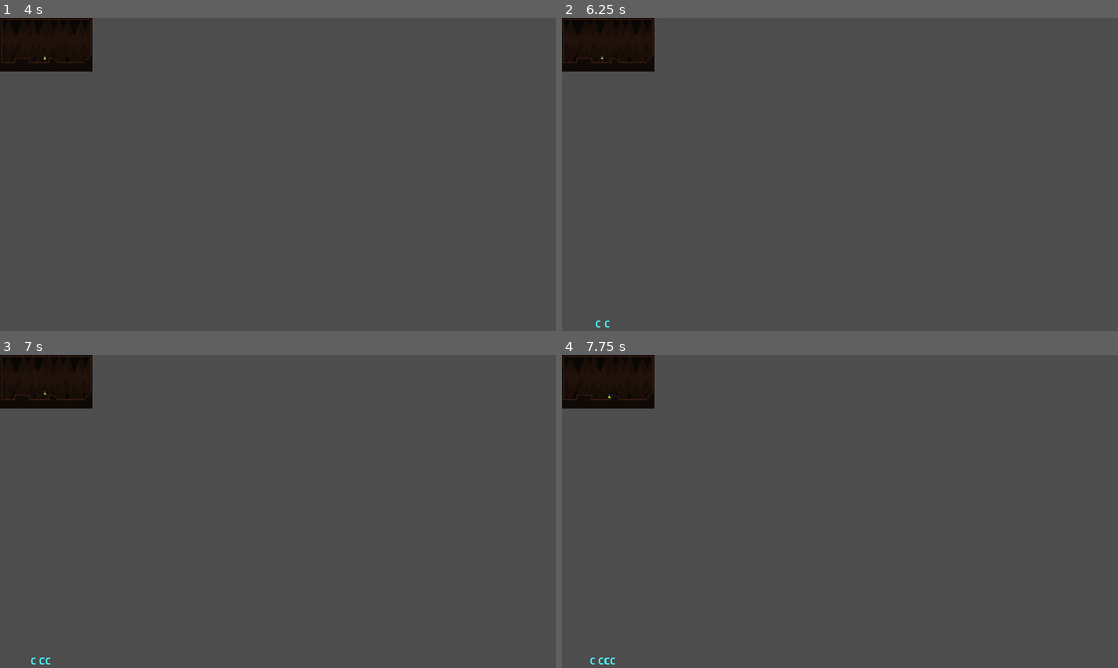
Above: before the commit, frames 1-4 (two rows, left to right).
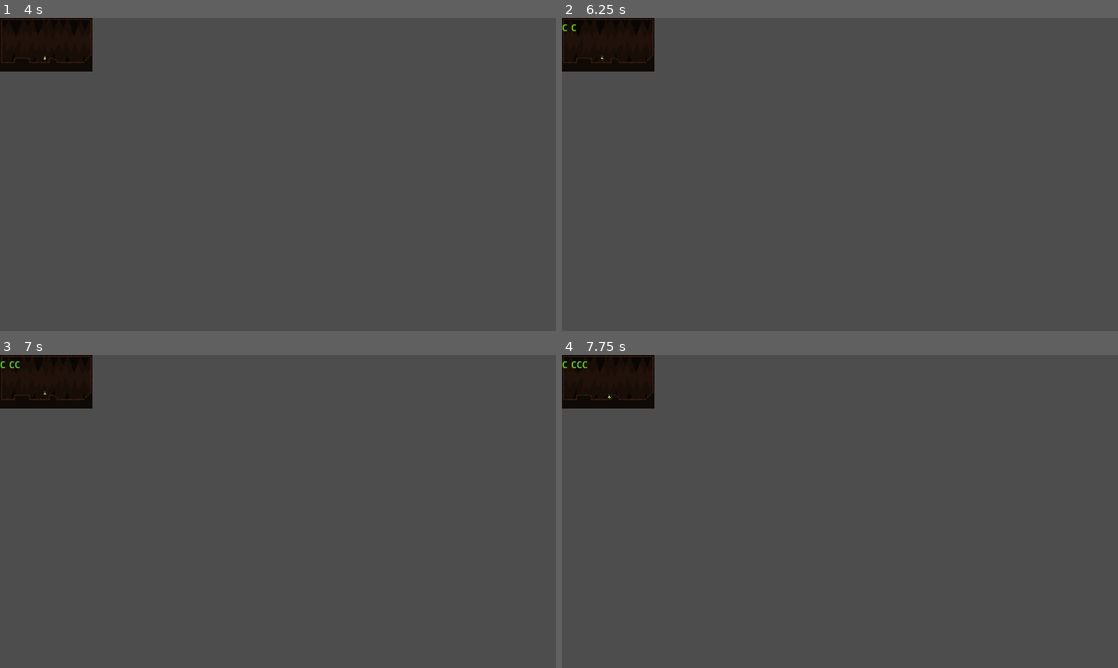
Above: after the commit, the same moments.

Repository: Omegalolchan/Cave_Runner
Game: Godot game, scene res://assets/Scenes/Debug Scene.tscn
Same seed, same stepped clock (60 frames per second), same inputs: the game is played once before the commit and once after it.
Inputs:
- Up to frame 1 (4 s): tap Enter at 0.5, 2 s; hold Right (moveRight) 0.53-1.28 s; hold Down (slide) 0.53-1.28 s; tap C (jump) at 0.77, 1.52, 3.02, 3.77 s; tap Space at 1.25, 2.75 s; hold Left (moveLeft) 1.28-2.03 s; tap Down (slide) at 1.35, 2.85 s; hold Down (slide) 2.03-2.78 s; hold Right (moveRight) 2.03-3.53 s; hold Left (moveLeft) from 3.53 s (still down); hold Down (slide) from 3.53 s (still down)
- Up to frame 2 (6.25 s): tap ` (debug) at 4.15 s; tap Enter at 4.25 s; release Down (slide) at 4.28 s; tap Down (slide) at 4.35, 5.85 s; tap C (jump) at 4.52, 6.02 s; tap Space at 5 s; hold Down (slide) 5.03-5.78 s; release Left (moveLeft) at 5.78 s; hold Right (moveRight) from 5.78 s (still down)
- Up to frame 3 (7 s): keep holding Right (moveRight); hold Down (slide) from 6.53 s (still down); tap C (jump) at 6.77 s
- Up to frame 4 (7.75 s): keep holding Right (moveRight); release Down (slide) at 7.28 s; tap Down (slide) at 7.35 s; tap C (jump) at 7.52 s

Frame 1 is identical in both runs. In frame 2, less than 0.1% of the frame differs, in the area x 0-9%, y 2-99%; in frame 3, less than 0.1%; in frame 4, less than 0.1%, in the area x 0-10%, y 2-99%.

Commit message:
Resolution handler done... probably

Diff:
--- a/assets/Objects/DebugWindow.tscn
+++ b/assets/Objects/DebugWindow.tscn
@@ -7,31 +7,22 @@
 [sub_resource type="LabelSettings" id="LabelSettings_i7r17"]
 font = SubResource("SystemFont_gvsyw")
 font_size = 40
-font_color = Color(0.305882, 1, 1, 1)
+font_color = Color(0.360784, 0.796078, 0, 1)
 
 [node name="Control" type="Control"]
 z_index = 10
 layout_direction = 2
 layout_mode = 3
-anchors_preset = 2
-anchor_top = 1.0
-anchor_bottom = 1.0
-grow_vertical = 0
+anchors_preset = 0
 size_flags_horizontal = 3
 size_flags_vertical = 3
 script = ExtResource("1_ylq8k")
 
 [node name="Label" type="Label" parent="."]
 layout_mode = 1
-anchors_preset = 2
-anchor_top = 1.0
-anchor_bottom = 1.0
-offset_top = -55.0
 offset_right = 280.0
-grow_vertical = 0
+offset_bottom = 55.0
 text = "PLACEHOLDER"
 label_settings = SubResource("LabelSettings_i7r17")
-horizontal_alignment = 1
-vertical_alignment = 1
 
 [node name="Node" type="Node" parent="."]
--- a/assets/Scripts/ResolutionHandler.gd
+++ b/assets/Scripts/ResolutionHandler.gd
@@ -1,7 +1,7 @@
 extends Node
 class_name ResolutionHandler
 
-static var scale_factor : int = 6
+static var scale_factor : int = 1
 static var window : Window
 
 func _ready():
@@ -9,6 +9,6 @@
 	window.size_changed.connect(change_resolution)
 
 func change_resolution():
-	#window.size = Vector2i(320, 180) * scale_factor
+	window.size *= scale_factor
 	DisplayServer.window_set_size(window.size,0)
 	return
Not shown: 1 places in assets/Scenes/HighRES_Test_scene.tscn that only renumber resources
